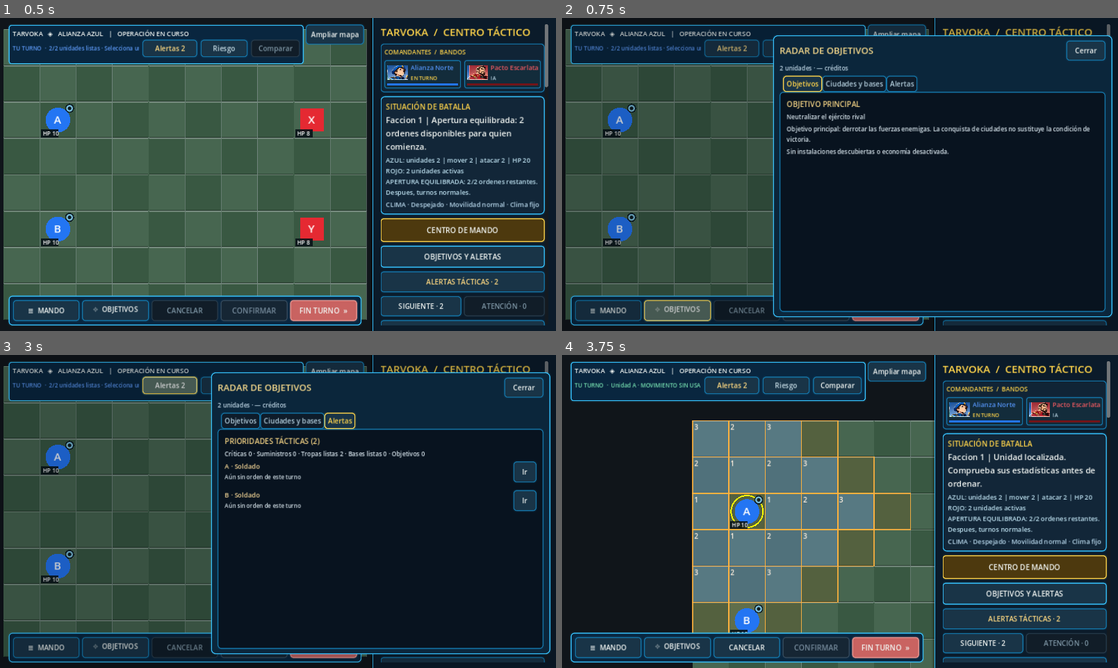
Above: before the commit, frames 1-4 (two rows, left to right).
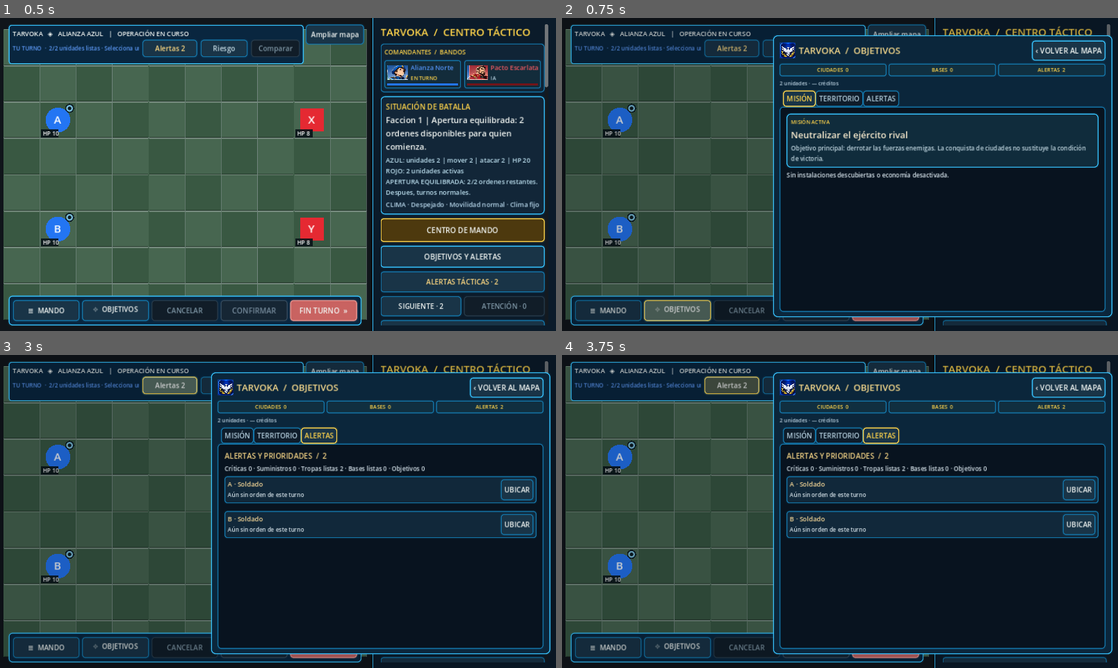
Above: after the commit, the same moments.

Repository: edwinrodri12/Tarvoka
Game: Godot game, scene res://scenes/Main.tscn
Two runs of this game, one before a commit and one after it. Both use one fixed random seed, a clock stepped at 60 frames per second and the inputs below.
Inputs (mouse positions are in pixels of both pictures, inside the frame that each line leads up to):
- Up to frame 1 (0.5 s): no input
- Up to frame 2 (0.75 s): click "⌖ OBJETIVOS" at 0.5 s
- Up to frame 3 (3 s): click "OBJETIVOS Y ALERTAS" at 1.25 s; click "Cerrar" (after the commit: "‹ VOLVER AL MAPA") at 2 s; click "Alertas 2" at 2.75 s
- Up to frame 4 (3.75 s): click (1084, 470) at 3.5 s, where only the run before the commit has a clickable "Ir"

Frame 1 is identical in both runs. In frame 2, 15% of the frame differs, in the area x 39-98%, y 7-52%; in frame 3, 16%; in frame 4, 73%, in the area x 0-99%, y 0-100%.

Commit message:
feat(ui): integrate approved V12 ObjectivesRadarPanel.gd on latest main

Diff:
--- a/scripts/ui/ObjectivesRadarPanel.gd
+++ b/scripts/ui/ObjectivesRadarPanel.gd
@@ -8,6 +8,8 @@
 const Data = preload("res://scripts/ui/ObjectivesRadarData.gd")
 const TacticalAlerts = preload("res://scripts/ui/TacticalAlertsData.gd")
 const GameUiTheme = preload("res://scripts/ui/GameUiTheme.gd")
+const Style = preload("res://scripts/ui/VisualStyle.gd")
+const Identity = preload("res://scripts/ui/FactionIdentity.gd")
 
 var tabs: TabContainer
 var overview_body: VBoxContainer
@@ -17,6 +19,15 @@
 var summary_label: Label
 var _data: Dictionary = {}
 var _priorities: Dictionary = {}
+var radar_compact := false
+var close_button: Button
+var faction_mark: TextureRect
+var metric_labels: Dictionary = {}
+var metrics_row: HBoxContainer
+var mission_label: Label
+var mission_caption: Label
+var mission_banner: PanelContainer
+var _current_viewer := 0
 
 # A collapsible side drawer rather than another full-screen menu:
 # phone portrait uses the lower screen, landscape leaves the tactical map
@@ -35,41 +46,87 @@
     column.add_theme_constant_override("separation",7)
     add_child(column)
     var header := HBoxContainer.new()
+    header.add_theme_constant_override("separation",7)
     column.add_child(header)
-    header_label = _label("RADAR DE OBJETIVOS",21,Color("#F5D88B"))
+    faction_mark = TextureRect.new()
+    faction_mark.name = "EscudoOficialEnRadar"
+    faction_mark.custom_minimum_size = Vector2(37,37)
+    faction_mark.expand_mode = TextureRect.EXPAND_IGNORE_SIZE
+    faction_mark.stretch_mode = TextureRect.STRETCH_KEEP_ASPECT_CENTERED
+    faction_mark.mouse_filter = Control.MOUSE_FILTER_IGNORE
+    faction_mark.texture = Style.emblem_texture(0)
+    header.add_child(faction_mark)
+    header_label = _label("TARVOKA  /  OBJETIVOS",21,Color("#F5D88B"))
     header_label.size_flags_horizontal = Control.SIZE_EXPAND_FILL
     header.add_child(header_label)
     var close := Button.new()
-    close.text = "Cerrar"
-    close.custom_minimum_size = Vector2(90,46)
+    close_button = close
+    close.text = "‹ VOLVER AL MAPA"
+    close.custom_minimum_size = Vector2(148,46)
     close.pressed.connect(func(): close_requested.emit())
     header.add_child(close)
-
-    summary_label = _label("",14,Color("#BED5E4"))
+    GameUiTheme.emphasize(close,"secondary")
+
+    metrics_row = HBoxContainer.new()
+    metrics_row.name = "ResumenRadarTresIndicadores"
+    metrics_row.add_theme_constant_override("separation",5)
+    column.add_child(metrics_row)
+    for spec in [["cities","CIUDADES"],["bases","BASES"],["alerts","ALERTAS"]]:
+        var panel := PanelContainer.new()
+        panel.size_flags_horizontal = Control.SIZE_EXPAND_FILL
+        panel.add_theme_stylebox_override("panel",
+            GameUiTheme.box_style(Color("#102F40"),GameUiTheme.EDGE,5,5))
+        metrics_row.add_child(panel)
+        var metric := Label.new()
+        metric.text = "%s  —" % spec[1]
+        metric.horizontal_alignment = HORIZONTAL_ALIGNMENT_CENTER
+        metric.clip_text = true
+        metric.add_theme_font_size_override("font_size",12)
+        metric.add_theme_color_override("font_color",GameUiTheme.GOLD)
+        panel.add_child(metric)
+        metric_labels[spec[0]] = metric
+    summary_label = _label("",12,Color("#BED5E4"))
     column.add_child(summary_label)
     tabs = TabContainer.new()
     tabs.size_flags_vertical = Control.SIZE_EXPAND_FILL
     tabs.size_flags_horizontal = Control.SIZE_EXPAND_FILL
     tabs.add_theme_font_size_override("font_size",16)
     column.add_child(tabs)
-    overview_body = _page("Objetivos")
-    sites_body = _page("Ciudades y bases")
-    alerts_body = _page("Alertas")
+    overview_body = _page("MISIÓN")
+    sites_body = _page("TERRITORIO")
+    alerts_body = _page("ALERTAS")
     get_viewport().size_changed.connect(_layout_drawer)
     _layout_drawer()
     hide()
 
 func _layout_drawer() -> void:
-    var extent: Vector2 = get_viewport_rect().size
+    reflow_for_size(get_viewport_rect().size)
+
+func reflow_for_size(extent: Vector2) -> void:
     var portrait: bool = extent.y > extent.x*1.08
-    set_anchor(SIDE_LEFT,0.01 if portrait else 0.38)
+    radar_compact = not portrait and extent.y <= 560.0
+    set_anchor(SIDE_LEFT,0.01 if portrait else (0.32 if radar_compact else 0.38))
     set_anchor(SIDE_RIGHT,0.99)
-    set_anchor(SIDE_TOP,0.25 if portrait else 0.055)
-    set_anchor(SIDE_BOTTOM,0.98 if portrait else 0.955)
+    set_anchor(SIDE_TOP,0.25 if portrait else (0.02 if radar_compact else 0.055))
+    set_anchor(SIDE_BOTTOM,0.98 if portrait else (0.98 if radar_compact else 0.955))
     offset_left = 0
     offset_right = 0
     offset_top = 0
     offset_bottom = 0
+    header_label.text = "OBJETIVOS / TARVOKA" if radar_compact else "TARVOKA  /  OBJETIVOS"
+    header_label.add_theme_font_size_override("font_size",17 if radar_compact else 21)
+    close_button.text = "‹ VOLVER" if radar_compact else "‹ VOLVER AL MAPA"
+    faction_mark.custom_minimum_size = (
+        Vector2(28,28) if radar_compact else Vector2(37,37))
+    close_button.custom_minimum_size = Vector2(88,44) if radar_compact else Vector2(148,46)
+    summary_label.visible = not radar_compact
+    for key in metric_labels:
+        metric_labels[key].add_theme_font_size_override("font_size",10 if radar_compact else 12)
+    tabs.add_theme_font_size_override("font_size",12 if radar_compact else 16)
+    if mission_label != null:
+        mission_label.add_theme_font_size_override("font_size",17 if radar_compact else 21)
+    if mission_caption != null:
+        mission_caption.add_theme_font_size_override("font_size",12 if radar_compact else 14)
 
 func _label(content: String, size: int = 15, color: Color = Color("#D8E5ED")) -> Label:
     var item := Label.new()
@@ -107,9 +164,10 @@
 func _info(body: VBoxContainer, text_value: String) -> void:
     body.add_child(_label(text_value,14))
 
-func _location_row(body: VBoxContainer, title: String, subtitle: String, cell: Vector2i, category: String) -> void:
+func _location_row(body: VBoxContainer, title: String, subtitle: String, cell: Vector2i, category: String, urgency: int = 3) -> void:
     var card := PanelContainer.new()
     var bg: StyleBoxFlat = GameUiTheme.box_style(Color("#0D2335"),GameUiTheme.EDGE,7,10)
+    bg.border_color = Color("#E8AF65") if urgency <= 1 else GameUiTheme.EDGE
     bg.content_margin_left = 10
     bg.content_margin_right = 10
     bg.content_margin_top = 8
@@ -125,17 +183,23 @@
     labels.add_child(_label(title,15,Color("#F6E0AF")))
     labels.add_child(_label(subtitle,13,Color("#BCD2DF")))
     var action := Button.new()
-    action.text = "Ir"
+    action.text = "UBICAR"
     action.tooltip_text = "Ubicar en el mapa (no ejecuta una orden)"
-    action.custom_minimum_size = Vector2(53,48)
+    action.custom_minimum_size = Vector2(74,48)
     action.pressed.connect(func(): locate_site_requested.emit(cell,category))
     row.add_child(action)
     GameUiTheme.emphasize(action,"secondary")
 
 func _unit_row(body: VBoxContainer, item: Dictionary) -> void:
+    var alert_card := PanelContainer.new()
+    alert_card.add_theme_stylebox_override("panel",
+        GameUiTheme.box_style(Color("#11283A"),
+            Color("#E56E69") if int(item.get("urgency",3)) == 0
+            else GameUiTheme.EDGE,6,7))
+    body.add_child(alert_card)
     var row := HBoxContainer.new()
     row.add_theme_constant_override("separation",6)
-    body.add_child(row)
+    alert_card.add_child(row)
     var labels := VBoxContainer.new()
     labels.size_flags_horizontal = Control.SIZE_EXPAND_FILL
     row.add_child(labels)
@@ -144,9 +208,9 @@
     labels.add_child(_label(str(item.get("status","")),13,
         Color("#FF9A8D") if is_critical else Color("#D4E1E8")))
     var button := Button.new()
-    button.text = "Ir"
+    button.text = "UBICAR"
     button.tooltip_text = "Localizar tropa propia sin moverla"
-    button.custom_minimum_size = Vector2(53,48)
+    button.custom_minimum_size = Vector2(74,48)
     var uid: String = str(item.get("id",""))
     button.pressed.connect(func(): locate_unit_requested.emit(uid))
     row.add_child(button)
@@ -156,12 +220,18 @@
 func refresh_from_state(state: Dictionary, viewer: int = 0, vs_ai: bool = false) -> void:
     # Preserve the active tab and read only one valid snapshot per change.
     var tab: int = tabs.current_tab
+    _current_viewer = viewer
+    var visual_index: int = Identity.index_for(Identity.key_for(state,viewer))
+    faction_mark.texture = Style.emblem_texture(visual_index)
     _data = Data.build(state,viewer)
     _priorities = TacticalAlerts.build(state,viewer,vs_ai)
     render()
     tabs.current_tab = tab
 
 func open_with_state(state: Dictionary, viewer: int = 0, vs_ai: bool = false) -> void:
+    _current_viewer = viewer
+    var visual_index: int = Identity.index_for(Identity.key_for(state,viewer))
+    faction_mark.texture = Style.emblem_texture(visual_index)
     _data = Data.build(state,viewer)
     _priorities = TacticalAlerts.build(state,viewer,vs_ai)
     render()
@@ -177,12 +247,28 @@
     _clear(sites_body)
     _clear(alerts_body)
     if not bool(_data.get("valid",false)):
+        for key in metric_labels:
+            metric_labels[key].text = "—"
+        summary_label.text = "Sin batalla activa"
         _info(overview_body,"No hay una batalla activa.")
         return
     summary_label.text = str(_data.get("summary",""))
-    _section(overview_body,"OBJETIVO PRINCIPAL")
-    _info(overview_body,str(_data.get("objective","")))
-    _info(overview_body,str(_data.get("details","")))
+    metric_labels["cities"].text = "CIUDADES  %d" % int(_data.get("owned_cities",0))
+    metric_labels["bases"].text = "BASES  %d" % int(_data.get("owned_bases",0))
+    metric_labels["alerts"].text = "ALERTAS  %d" % int(_priorities.get("total",0))
+    mission_banner = PanelContainer.new()
+    mission_banner.name = "MisionActualVerificada"
+    mission_banner.add_theme_stylebox_override("panel",
+        GameUiTheme.box_style(Color("#102C3C"),GameUiTheme.EDGE_BRIGHT,9,10))
+    overview_body.add_child(mission_banner)
+    var mission_column := VBoxContainer.new()
+    mission_column.add_theme_constant_override("separation",5)
+    mission_banner.add_child(mission_column)
+    mission_column.add_child(_label("MISIÓN ACTIVA",12,GameUiTheme.GOLD))
+    mission_label = _label(str(_data.get("objective","")),21,Color("#F5E9CD"))
+    mission_column.add_child(mission_label)
+    mission_caption = _label(str(_data.get("details","")),14,Color("#C1D7E1"))
+    mission_column.add_child(mission_caption)
     var relays: Array = _data.get("relays",[])
     if not relays.is_empty():
         _section(overview_body,"RELÉS DE COMUNICACIONES")
@@ -199,7 +285,7 @@
             if int(site.get("priority",3)) >= 3:
                 continue
             _location_row(overview_body,str(site.get("label","Instalación")),
-                str(site.get("status","")),site["pos"],"site")
+                str(site.get("status","")),site["pos"],"site",int(site.get("priority",3)))
             count += 1
         if count == 0:
             _info(overview_body,"No hay instalaciones disputadas conocidas.")
@@ -213,9 +299,9 @@
             var caption: String = str(site.get("status",""))
             if int(site.get("income",0)) > 0:
                 caption += " · +%d cr./turno para su propietario" % int(site["income"])
-            _location_row(sites_body,str(site.get("label","Instalación")),caption,site["pos"],"site")
+            _location_row(sites_body,str(site.get("label","Instalación")),caption,site["pos"],"site",int(site.get("priority",3)))
     var alert_count: int = int(_priorities.get("total",0))
-    _section(alerts_body,"PRIORIDADES TÁCTICAS (%d)" % alert_count)
+    _section(alerts_body,"ALERTAS Y PRIORIDADES  /  %d" % alert_count)
     var summary: String = "Críticas %d · Suministros %d · Tropas listas %d · Bases listas %d · Objetivos %d" % [
         int(_priorities.get("urgent",0)),int(_priorities.get("supplies",0)),
         int(_priorities.get("ready_units",0)),int(_priorities.get("ready_bases",0)),
@@ -231,7 +317,8 @@
                 _unit_row(alerts_body,item)
             elif str(item.get("kind","")) in ["site","relay"]:
                 _location_row(alerts_body,str(item.get("label","Ubicación")),
-                    str(item.get("status","")),item["pos"],str(item["kind"]))
+                    str(item.get("status","")),item["pos"],str(item["kind"]),
+                    int(item.get("urgency",3)))
         if int(_priorities.get("overflow",0)) > 0:
             _info(alerts_body,"%d prioridades adicionales. Se muestran primero las más urgentes." %
                 int(_priorities["overflow"]))
